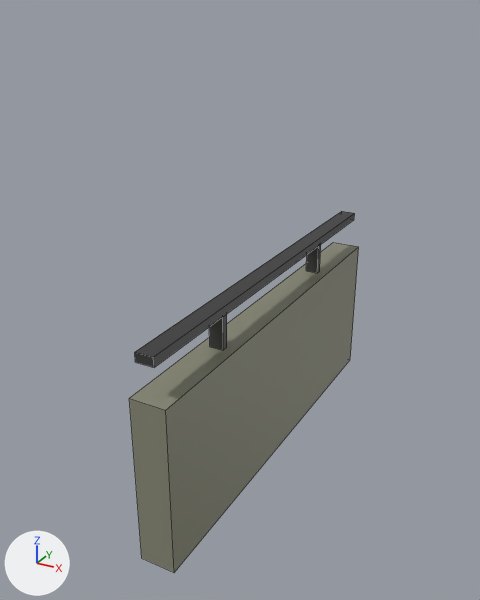
An edit to the FBX model unity/Assets/Models/Paths/p431/wall.fbx, drawn before and after from the same camera.
Rendered twice from a 50 mm camera at (4.19, -2.02, 2.57) aimed at (2.48, 1.08, 1.02). Lighting does not change. The marker at lower left points along +X, +Y and +Z. The older version comes first. Mesh edges are drawn as thin lines. Where no turn or scale is listed for an object, it has been applied to the vertices.

Before the edit, the objects in view are built like this:
```python
me_p412_wall = bpy.data.meshes.new('p412_Wall')
me_p412_wall.from_pydata(...)  # 32 vertices, 24 faces; spans x 2.5..2.7, y 0.0..2.5, z 0.0..1.2
# faces by material slot: [6, 18]
me_p412_wall.materials.append(mat_path_concrete)  # grey #888976
me_p412_wall.materials.append(mat_path_metal)  # dark grey #4f4f4f
# before: 1 (2.5, 0.0, 0.95) at pixel (129, 398), 3 (2.5, 2.5, 0.95) at pixel (333, 242), 5 (2.7, 0.0, 0.95) at pixel (165, 410), 7 (2.7, 2.5, 0.95) at pixel (358, 246)
ob_p411_wall_001 = bpy.data.objects.new('p411_Wall.001', me_p412_wall)
ob_p411_wall_001.location = (0.0, 0.0, 0.0)
```
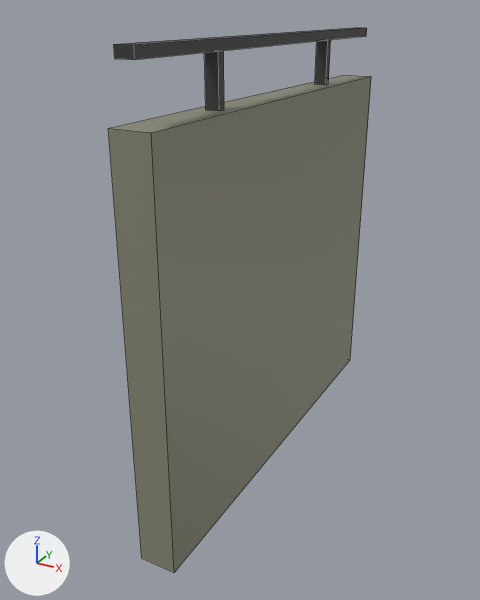
Pixel boxes (x1, y1, x2, y2) of what changed, in the pictures (480 x 600 px; the box of a moved part takes in the faces that stretch with it):
'p411_Wall.001', reshaped (14% wider, 51% taller)
    before: (129, 211, 359, 572)
    after: (108, 28, 371, 572)
part 1 of me_p412_wall, moved or reshaped
    before: (209, 314, 227, 350)
    after: (205, 51, 224, 111)
part 2 of me_p412_wall, moved or reshaped
    before: (306, 244, 321, 273)
    after: (315, 40, 331, 85)
part 3 of me_p412_wall, moved or reshaped
    before: (135, 211, 354, 367)
    after: (114, 28, 367, 60)
part 4 of me_p412_wall, moved or reshaped
    before: (129, 243, 359, 413)
    after: (108, 75, 371, 413)

Diff of the bpy script that builds the scene:
```diff
--- a/unity/Assets/Models/Paths/p431/wall.fbx.py
+++ b/unity/Assets/Models/Paths/p431/wall.fbx.py
@@ me_p412_wall @@
 # used by ob_p411_wall_001; location = (0.0, 0.0, 0.0)
-me_p412_wall.from_pydata(...)  # 32 vertices, 24 faces; spans x 2.5..2.7, y 0.0..2.5, z 0.0..1.2
+me_p412_wall.from_pydata(...)  # 32 vertices, 24 faces; spans x 2.5..2.7, y 0.0..2.5, z 0.0..2.45
+# me_p412_wall part 1: the loose piece of 8 vertices spanning x 2.56..2.64, y 0.61..0.65, z 0.95..1.15 is scaled about its middle by (0.875, 1.1, 1.25), then moved by (0.0, 0.0, 1.23)
+# me_p412_wall part 2: the loose piece of 8 vertices spanning x 2.56..2.64, y 1.86..1.9, z 0.95..1.15 is scaled about its middle by (0.875, 1.1, 1.25), then moved by (0.0, 0.0, 1.22)
+# me_p412_wall part 3: the loose piece of 8 vertices spanning x 2.55..2.65, y 0.0..2.5, z 1.15..1.2 is moved by (0.0, 0.0, 1.25)
+# me_p412_wall part 4
+for i in [1, 3, 5, 7]: me_p412_wall.vertices[i].co += Vector((0.0, 0.0, 1.2))
 me_p412_wall.materials.append(mat_path_concrete)
```
